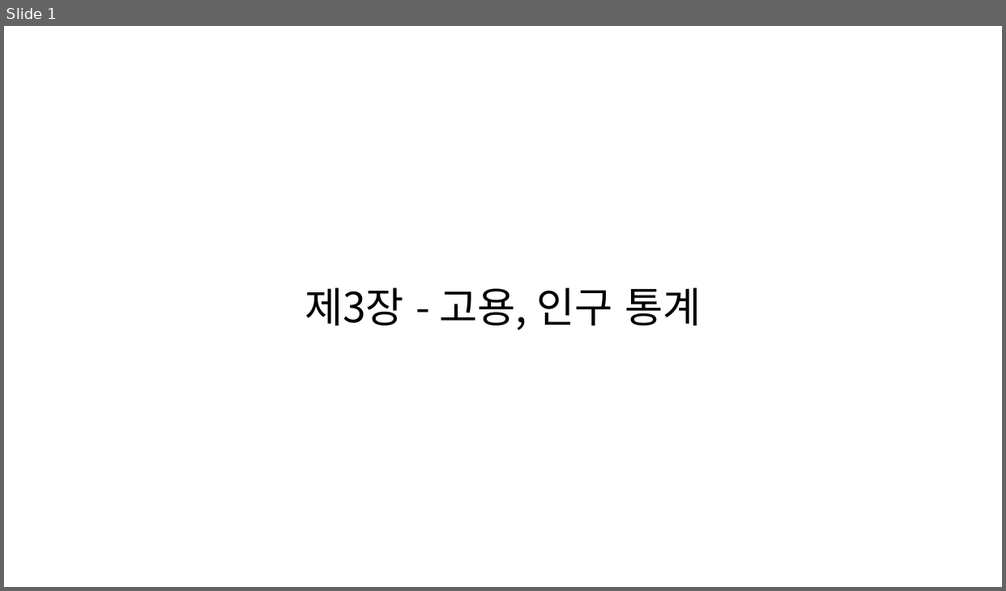
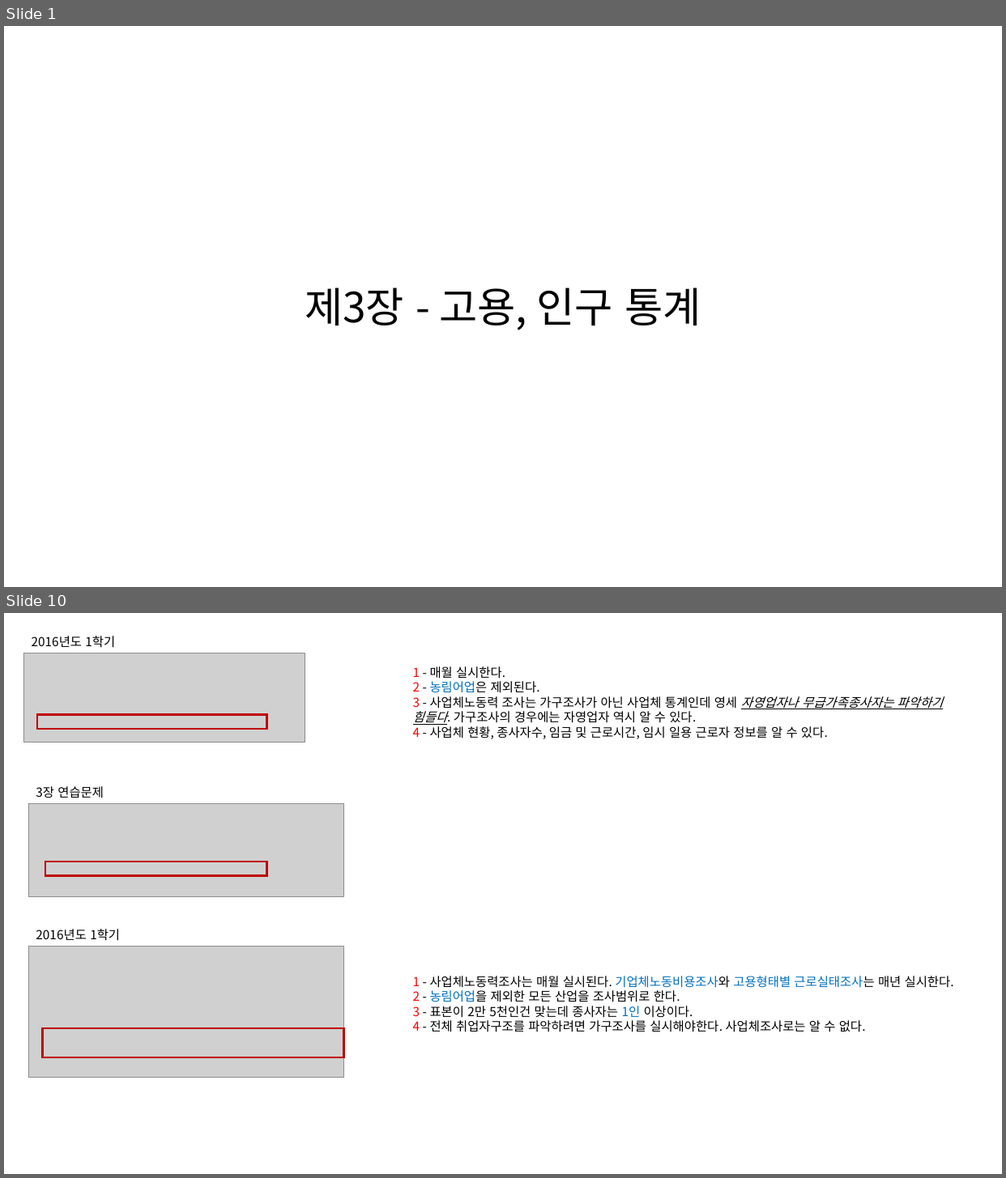
Before and after one commit to KNOU-STUDY/KNOU-UNDERSTANDING-NATIONAL-STATISTICS, a slide deck: previous_question/3장-고용,임금 통계.pptx. Shown one above the other, each under a label of ours: slide 1 before the commit, slides 1 and 10 after it; the slides between them are not shown. The pictures are 1006x591 and 1006x1178 pixels, drawn with LibreOffice and Linux fonts; fonts in the diff are those of the drawing; grey boxes stand for pictures. Boxes give left, top, right and bottom in pixels: in the first picture for what was removed or moved away, otherwise in the second. Text is boxed around its words. In the diff, an @@ line names an element or a change of style, - is before the commit and + after.

```diff
--- a/previous_question/3장-고용,임금 통계.pptx
+++ b/previous_question/3장-고용,임금 통계.pptx
@@ slide 10 added at (4,613,1002,1174), background #FFFFFF @@
@@ text added at (32,636,115,648), 12 pt, text #000000 @@
+2016년도 1학기
@@ picture added at (23,653,305,743) @@
@@ text added at (413,666,943,739), 12 pt, text #000000 @@
+1 - 매월 실시한다.
+2 - 농림어업은 제외된다.
+3 - 사업체노동력 조사는 가구조사가 아닌 사업체 통계인데 영세 자영업자나 무급가족종사자는 파악하기 힘들다. 가구조사의 경우에는 자영업자 역시 알 수 있다.
+4 - 사업체 현황, 종사자수, 임금 및 근로시간, 임시 일용 근로자 정보를 알 수 있다.
@@ rectangle added at (37,715,266,729), outline #C00000 2 pt @@
@@ picture added at (28,804,344,897) @@
@@ text added at (36,786,104,798), 12 pt, text #000000 @@
+3장 연습문제
@@ rectangle added at (45,862,266,875), outline #C00000 2 pt @@
@@ picture added at (28,947,344,1078) @@
@@ text added at (36,929,120,941), 12 pt, text #000000 @@
+2016년도 1학기
@@ text added at (413,976,954,1033), 12 pt, text #000000 @@
+1 - 사업체노동력조사는 매월 실시된다. 기업체노동비용조사와 고용형태별 근로실태조사는 매년 실시한다.
+2 - 농림어업을 제외한 모든 산업을 조사범위로 한다.
+3 - 표본이 2만 5천인건 맞는데 종사자는 1인 이상이다.
+4 - 전체 취업자구조를 파악하려면 가구조사를 실시해야한다. 사업체조사로는 알 수 없다.
@@ rectangle added at (43,1029,344,1058), outline #C00000 2 pt @@
```
Also in this commit, not shown: 2 slides changed, 9 other slides added, 16 slides removed.
